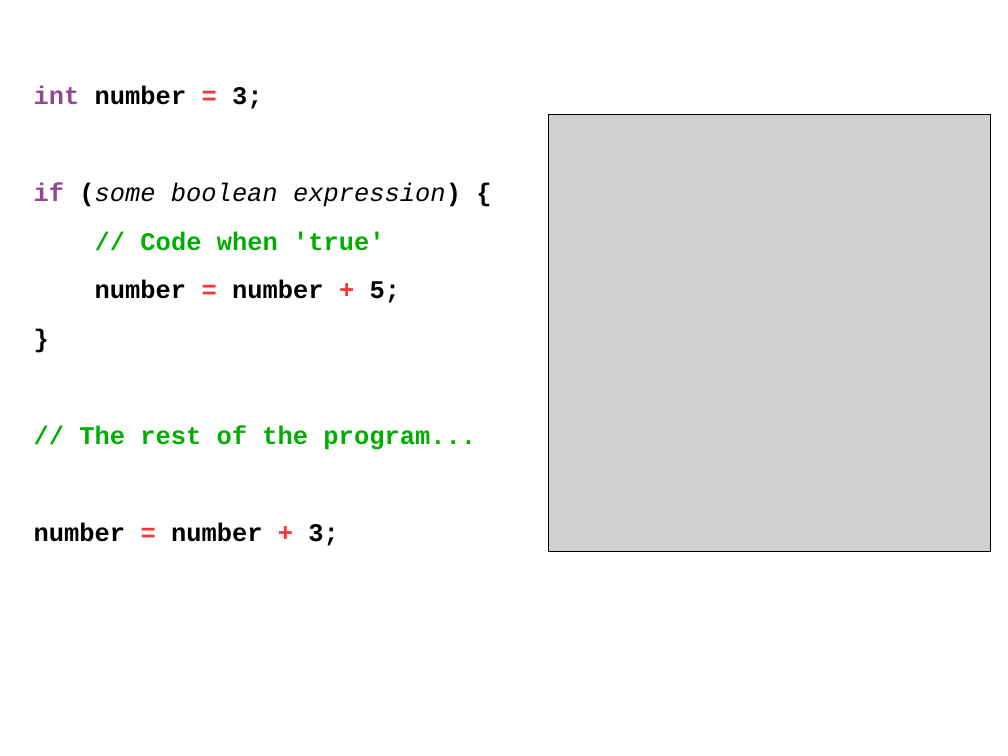
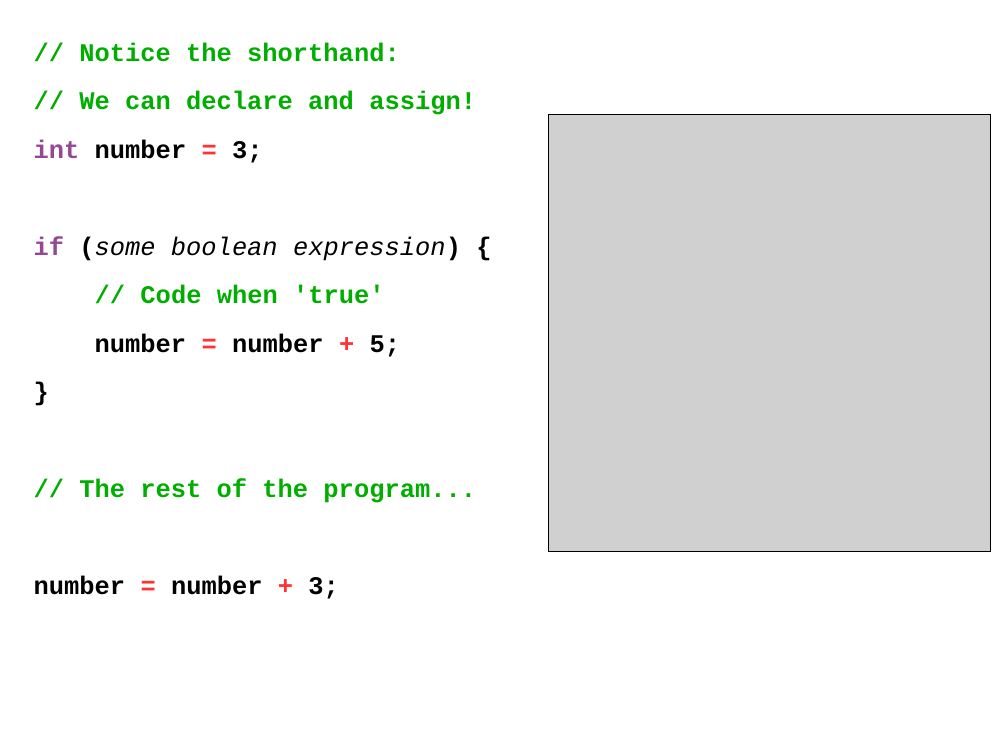
Before and after one commit to wilkie/intro-to-programming, a slide deck: slide 14 of odp/Lecture4-MakingDecisions.odp (slide 13 before the commit). Drawn at 1008x756 pixels with LibreOffice and Linux fonts; fonts in the diff are those of the drawing; grey boxes stand for pictures; background and template pictures are left out. Boxes give left, top, right and bottom in pixels: in the first picture for what was removed or moved away, otherwise in the second. Text is boxed around its words. In the diff, an @@ line names an element or a change of style, - is before the commit and + after.

Commit message:
Finished up lecture 4 on the If Statement.

```diff
--- a/odp/Lecture4-MakingDecisions.odp
+++ b/odp/Lecture4-MakingDecisions.odp
@@ text "// Notice the shorthand:": place and size @@
-text "// Notice the shorthand:" at [34,85,476,546]
+text "// Notice the shorthand:" at [34,42,476,599]
@@ text at [79,42,476,115]: paragraphs added @@
+// Notice the shorthand:
+// We can declare and assign!
```
Also in this commit, not shown: 2 other slides changed, 12 slides added, 1 other file.
